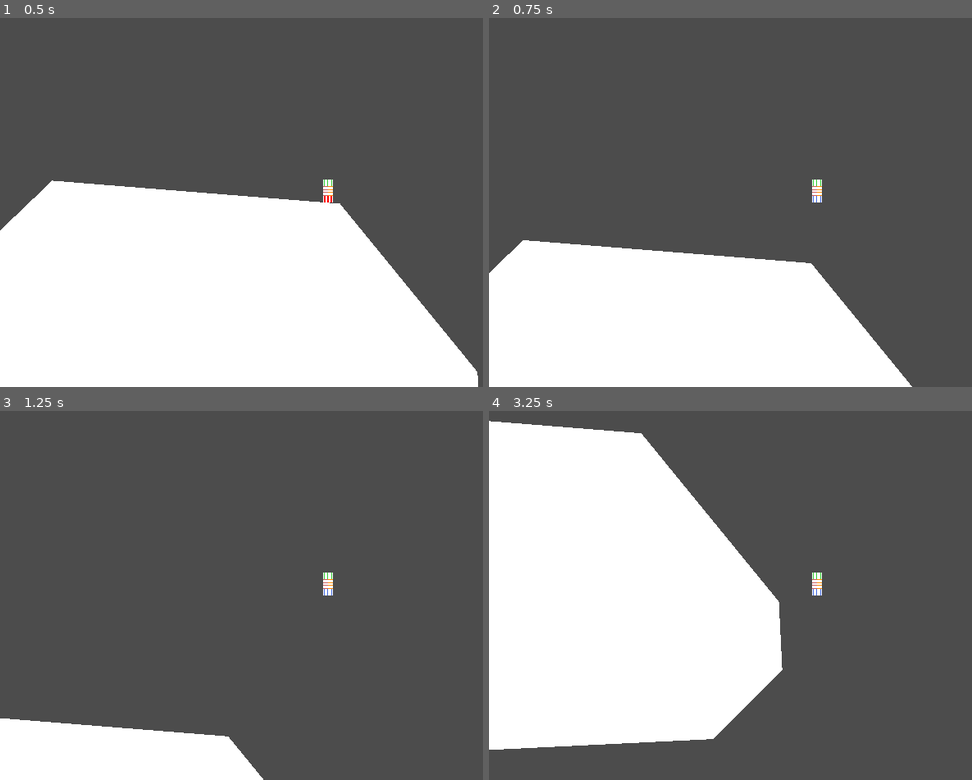
Above: before the commit, frames 1-4 (two rows, left to right).
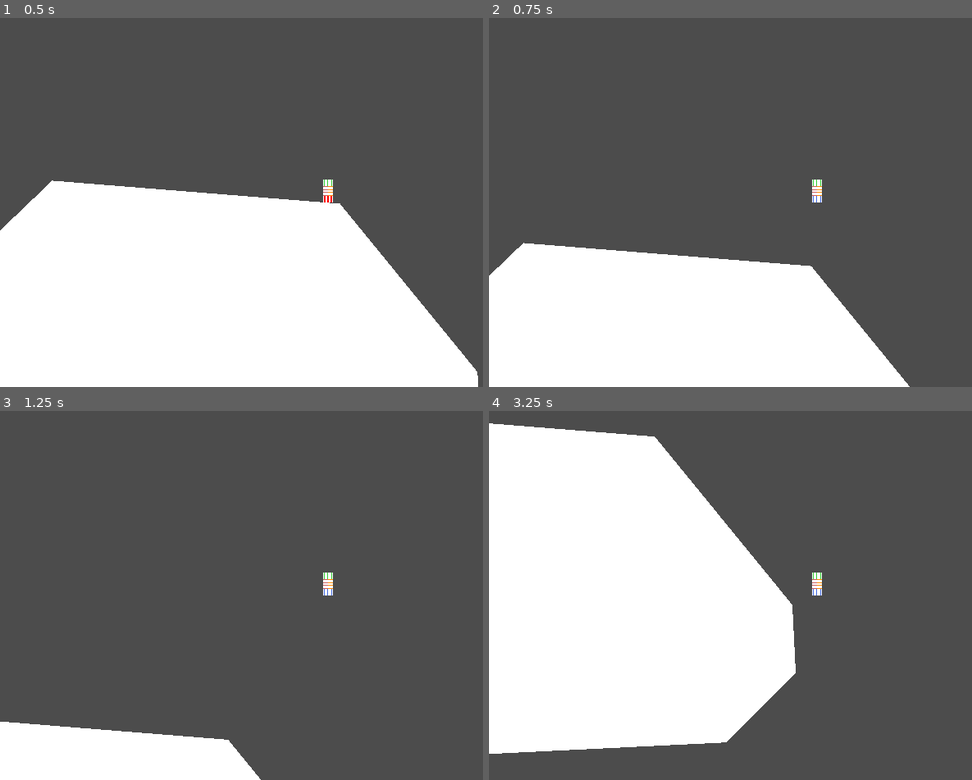
Above: after the commit, the same moments.

Repository: aloelucidity/127CharacterRewrite
Game: Godot game, scene res://Node2D.tscn
The game is run twice, just before and just after one commit, with the same random seed, the same clock (stepped at 60 frames per second) and the same inputs.
Inputs:
- Up to frame 1 (0.5 s): no input
- Up to frame 2 (0.75 s): tap Enter (ui_accept) at 0.5 s; hold Right (ui_right) from 0.53 s (still down)
- Up to frame 3 (1.25 s): keep holding Right (ui_right); tap Enter (ui_accept) at 0.77 s
- Up to frame 4 (3.25 s): release Right (ui_right) at 1.28 s; hold Left (ui_left) 1.28-2.03 s; tap Enter (ui_accept) at 1.52, 3.02 s; hold Right (ui_right) from 2.03 s (still down)

Frame 1 is identical in both runs. In frame 2, 0.7% of the frame differs, in the area x 0-88%, y 60-100%; in frame 3, 0.5%; in frame 4, 2.9%, in the area x 0-64%, y 2-93%.

Commit message:
we're dictionarying now. also improve resolution

Diff:
--- a/character/character.gd
+++ b/character/character.gd
@@ -20,7 +20,7 @@
 
 
 func is_grounded() -> bool:
-	return collision.floor_info[0]
+	return collision.floor_info["is_colliding"]
 
 
 func _physics_process(delta: float):
--- a/character/components/collision.gd
+++ b/character/components/collision.gd
@@ -18,10 +18,10 @@
 var right_rays_open: Array
 
 ## cached after every update
-var ceiling_info: Array = [false]
-var floor_info: Array = [false]
-var left_info: Array = [false]
-var right_info: Array = [false]
+var ceiling_info: Dictionary = {"is_colliding": false}
+var floor_info: Dictionary = {"is_colliding": false}
+var left_info: Dictionary = {"is_colliding": false}
+var right_info: Dictionary = {"is_colliding": false}
 var found_transform = null
 var last_transform = null
 ##
@@ -55,8 +55,8 @@
 	## RAY CHECKS
 	# snapping further when going down on a slope
 	var slope_offset: float = GROUND_GRACE
-	if floor_info[CollisionHelper.IS_COLLIDING] and character.velocity.x != 0:
-		slope_offset = abs(character.velocity.x) * delta * (1.0 - floor_info[CollisionHelper.EDGE_NORMAL].y)
+	if floor_info["is_colliding"] and character.velocity.x != 0:
+		slope_offset = abs(character.velocity.x) * delta * (1.0 - floor_info["edge_normal"].y)
 		slope_offset = max(GROUND_GRACE, slope_offset)
 
 	# you only want to collide if the face is pointing away
@@ -111,58 +111,83 @@
 	found_transform = null
 
 
-func resolve_velocity(delta: float, intersect_info: Array, current_velocity: Vector2, ray_direction: Vector2) -> Vector2:
-	if not intersect_info[CollisionHelper.IS_COLLIDING]:
+func resolve_velocity(delta: float, intersect_info: Dictionary, current_velocity: Vector2, ray_direction: Vector2) -> Vector2:
+	if not intersect_info["is_colliding"]:
 		return current_velocity
 
 	var dir_absolute: Vector2 = ray_direction.abs()
 	var dir_inverted := Vector2.ONE - dir_absolute
 	var preserved_velocity: Vector2 = dir_inverted * current_velocity
 
-	# lets not stop the player if theyre moving towards where the ray is pointing
-	var normal: Vector2 = intersect_info[CollisionHelper.EDGE_NORMAL]
-	if (current_velocity * delta).dot(normal) > 2.0:
-		intersect_info[CollisionHelper.IS_COLLIDING] = false
+	# lets not stop the player if theyre moving away from the normal already
+	intersect_info["ignore_mask"] = Vector2.ZERO
+	var normal: Vector2 = intersect_info["edge_normal"]
+	var moves_with_normal: bool = false
+	if current_velocity.length_squared() > 0.001:
+		var velocity_dir: Vector2 = current_velocity.normalized()
+		moves_with_normal = velocity_dir.dot(normal) > 0.707
+
+	if ray_direction.x != 0 and moves_with_normal:
+		intersect_info["ignore_mask"].x = 1
 		return current_velocity
 
+	if ray_direction.y != 0 and moves_with_normal:
+		intersect_info["ignore_mask"].y = 1
+		return current_velocity
+
 	return preserved_velocity
 
 
-func resolve_position(delta: float, intersect_info: Array, current_position: Vector2, ray_direction: Vector2) -> Vector2:
-	if not intersect_info[CollisionHelper.IS_COLLIDING]:
+func resolve_position(delta: float, intersect_info: Dictionary, current_position: Vector2, ray_direction: Vector2) -> Vector2:
+	if not intersect_info["is_colliding"] or intersect_info.get("ignore_mask", Vector2.ZERO) * ray_direction != Vector2.ZERO:
 		return current_position
 
 	var dir_absolute: Vector2 = ray_direction.abs()
 	var dir_inverted := Vector2.ONE - dir_absolute
 
-	var edge_normal: Vector2 = intersect_info[CollisionHelper.EDGE_NORMAL]
-	var contact_point: Vector2 = intersect_info[CollisionHelper.CONTACT_POINT]
-	var resolution_offset: Vector2 = intersect_info[CollisionHelper.RESOLUTION_OFFSET]
+	var edge_normal: Vector2 = intersect_info["edge_normal"]
+	var contact_point: Vector2 = intersect_info["contact_point"]
+	var resolution_offset: Vector2 = intersect_info["resolution_offset"]
 
 	# project the movement delta onto the tangent to slide along slopes
 	var tangent: Vector2 = Vector2(-edge_normal.y, edge_normal.x)
 	var movement_delta: Vector2 = character.velocity * delta
 	var slope_offset: Vector2 = tangent * movement_delta.dot(tangent)
 
+	# this block prevents you from teleporting towards the direction of your ray
+	# instead, only teleporting away from it. makes it feel more responsive...
+	var target_pos: Vector2 = (contact_point - resolution_offset) + slope_offset
+	if ray_direction.x > 0:
+		target_pos.x = min(target_pos.x, current_position.x)
+	elif ray_direction.x < 0:
+		target_pos.x = max(target_pos.x, current_position.x)
+
+	if ray_direction.y > 0:
+		# well, okay, we can go down a liiittle bit. but only as much as the slope offset times 2 :3
+		var max_allowed_y: float = current_position.y + max(0.0, slope_offset.y * 2)
+		target_pos.y = min(target_pos.y, max_allowed_y)
+	elif ray_direction.y < 0:
+		target_pos.y = max(target_pos.y, current_position.y)
+
 	var old_pos: Vector2 = dir_inverted * current_position
-	var new_pos: Vector2 = dir_absolute * ((contact_point - resolution_offset) + slope_offset)
+	var new_pos: Vector2 = dir_absolute * target_pos
 
 	return old_pos + new_pos
 
 
-func ray_array_check(delta: float, space_state: Physics2DDirectSpaceState, expected_normal: Vector2, ray_array: Array, extend := Vector2.ZERO) -> Array:
-	var intersection: Array = [false]
+func ray_array_check(delta: float, space_state: Physics2DDirectSpaceState, expected_normal: Vector2, ray_array: Array, extend := Vector2.ZERO) -> Dictionary:
+	var intersection: Dictionary = {"is_colliding": false}
 	var intersecting: bool = false
 	var closest_distance: float = 0.0
 
 	for ray in ray_array:
-		var ray_intersection: Array = ray_check(delta, space_state, expected_normal, ray[0], ray[1] + extend, ray[2], ray[3])
-		if ray_intersection[CollisionHelper.IS_COLLIDING]:
+		var ray_intersection: Dictionary = ray_check(delta, space_state, expected_normal, ray[0], ray[1] + extend, ray[2], ray[3])
+		if ray_intersection["is_colliding"]:
 			# will count the ray with the least distance to its
 			# start point on the axis it's pointing to
 			var difference := Vector2(
-				ray_intersection[CollisionHelper.CONTACT_POINT].x - ray[0].x,
-				ray_intersection[CollisionHelper.CONTACT_POINT].y - ray[0].y
+				ray_intersection["contact_point"].x - ray[0].x,
+				ray_intersection["contact_point"].y - ray[0].y
 			)
 			difference *= ray[4].abs()
 
@@ -179,7 +204,7 @@
 # the terrain's move transform as well as the character's velocity
 # so basically, it detects what collision *would* happen after both
 # the character and the terrain get moved
-func ray_check(delta: float, space_state: Physics2DDirectSpaceState, expected_normal: Vector2, point: Vector2, cast_to: Vector2, origin: Vector2, point_open: Vector2 = Vector2.INF) -> Array:
+func ray_check(delta: float, space_state: Physics2DDirectSpaceState, expected_normal: Vector2, point: Vector2, cast_to: Vector2, origin: Vector2, point_open: Vector2 = Vector2.INF) -> Dictionary:
 	# defaults that are other params isnt supported in godot 3
 	# this is my workaround
 	if point_open == Vector2.INF:
@@ -198,7 +223,7 @@
 	# use the built in raycasts first to find collider to work with
 	var hit_result: Dictionary = space_state.intersect_ray(global_point, global_cast_to, [character], character.collision_mask)
 	if hit_result.empty():
-		return [false]
+		return {"is_colliding": false}
 
 	var working_point: Vector2
 	var working_cast_to: Vector2
@@ -258,18 +283,18 @@
 			Vector2(edge[0].x, edge[0].y),
 			Vector2(edge[1].x, edge[1].y))
 
-		if line_intersection[CollisionHelper.IS_COLLIDING]:
+		if line_intersection[0]:
 			#if found_transform == null:
 			#	found_transform = polygon.motion_transform
 
-			var intersection: Array = [
-				true,
-				line_intersection[1],
-				edge[2],
-				origin
-			]
+			var intersection: Dictionary = {
+				"is_colliding": true,
+				"contact_point": line_intersection[1],
+				"edge_normal": edge[2],
+				"resolution_offset": origin
+			}
 			return intersection
-	return [false]
+	return {"is_colliding": false}
 
 
 func _draw() -> void:
@@ -291,9 +316,9 @@
 	var i: int = 0
 	for dir_params in ray_arrays:
 		var ray_array: Array = dir_params[0]
-		var info: Array = dir_params[1]
+		var info: Dictionary = dir_params[1]
 		for ray in ray_array:
-			var colliding: bool = info[CollisionHelper.IS_COLLIDING]
+			var colliding: bool = info["is_colliding"]
 			draw_line(ray[0], ray[1], colors[i] if not colliding else Color.red, 1.0 if not colliding else 2.0)
 
 		i += 1
--- a/helper/collision_helper.gd
+++ b/helper/collision_helper.gd
@@ -1,9 +1,4 @@
 class_name CollisionHelper
-
-const IS_COLLIDING: int = 0
-const CONTACT_POINT: int = 1
-const EDGE_NORMAL: int = 2
-const RESOLUTION_OFFSET: int = 3
 
 
 static func get_line_intersection(p0: Vector2, p1: Vector2, p2: Vector2, p3: Vector2) -> Array:
